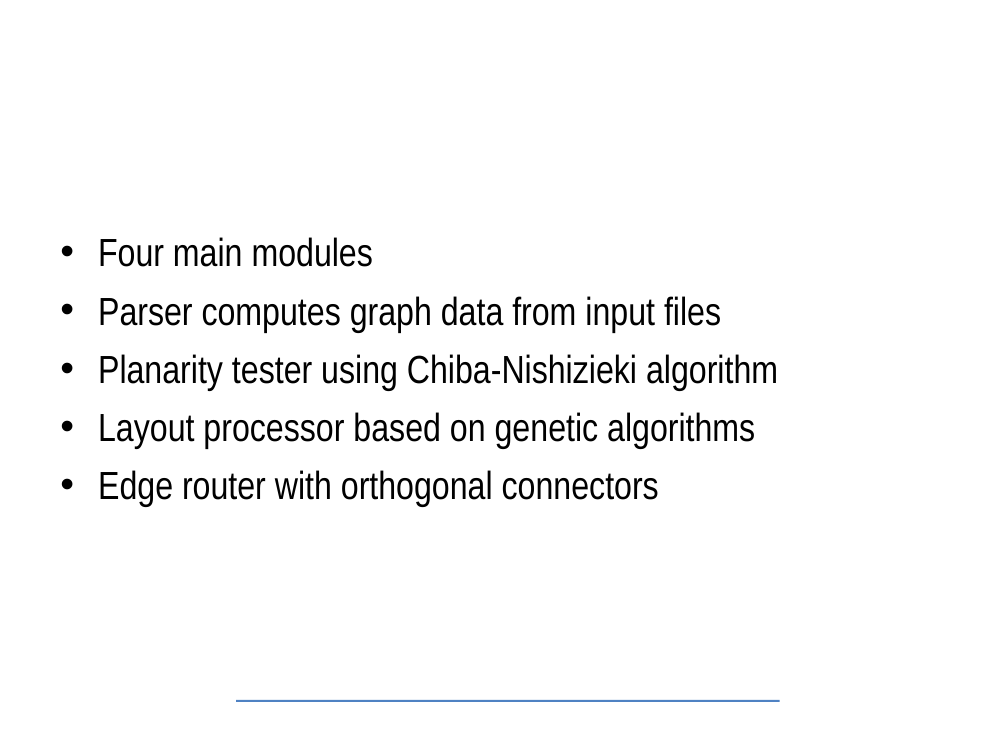
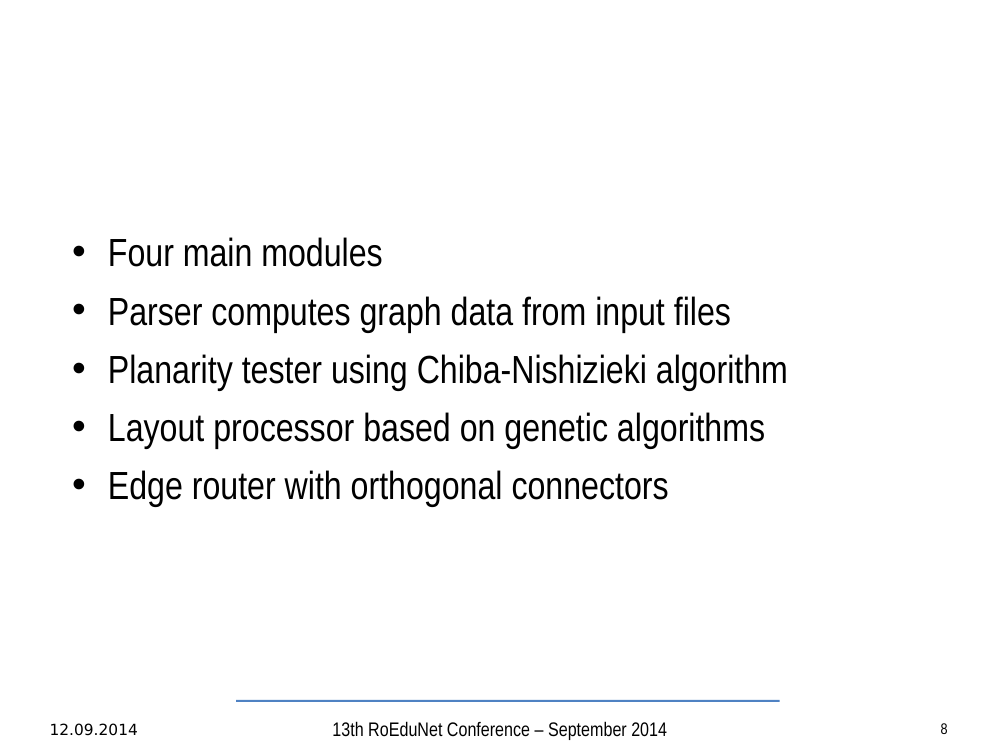
Before and after one commit to TudorVisan/Diploma, a slide deck: slide 8 of andrei.musat/prez/articol/bachelor-slides-en.odp (slide 9 before the commit). Drawn at 1008x756 pixels with LibreOffice and Linux fonts; fonts in the diff are those of the drawing; background and template pictures are left out. Boxes give left, top, right and bottom in pixels: in the first picture for what was removed or moved away, otherwise in the second. Text is boxed around its words. In the diff, an @@ line names an element or a change of style, - is before the commit and + after.

```diff
--- a/andrei.musat/prez/articol/bachelor-slides-en.odp
+++ b/andrei.musat/prez/articol/bachelor-slides-en.odp
@@ text "Four main modules" at box(108, 237, 788, 507): indent changed @@
@@ text added at box(50, 723, 138, 736), 11 pt, text #000000 @@
+12.09.2014
@@ text added at box(332, 721, 667, 740), 14 pt, text #000000 @@
+13th RoEduNet Conference – September 2014
@@ page number added at box(941, 723, 948, 734), 11 pt, text #000000 @@
+8
```
Also in this commit, not shown: 14 other slides changed, 1 slide added, 2 slides removed, 2 other files.
